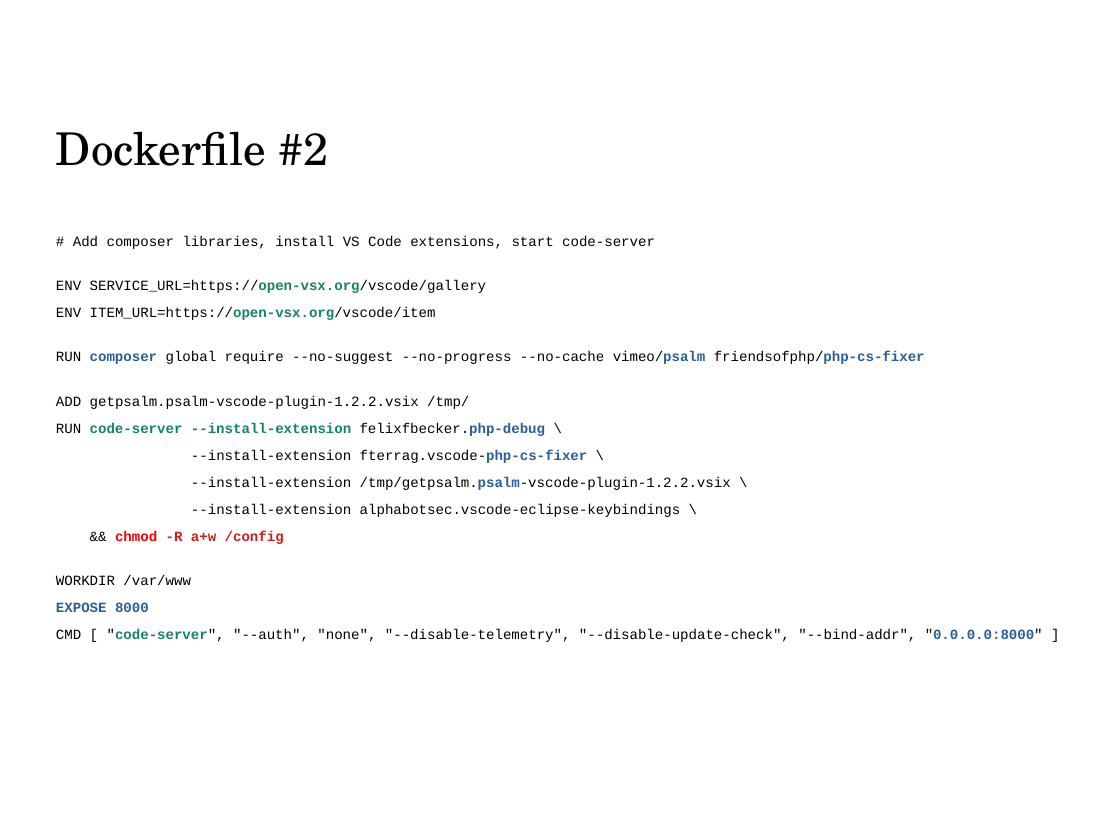
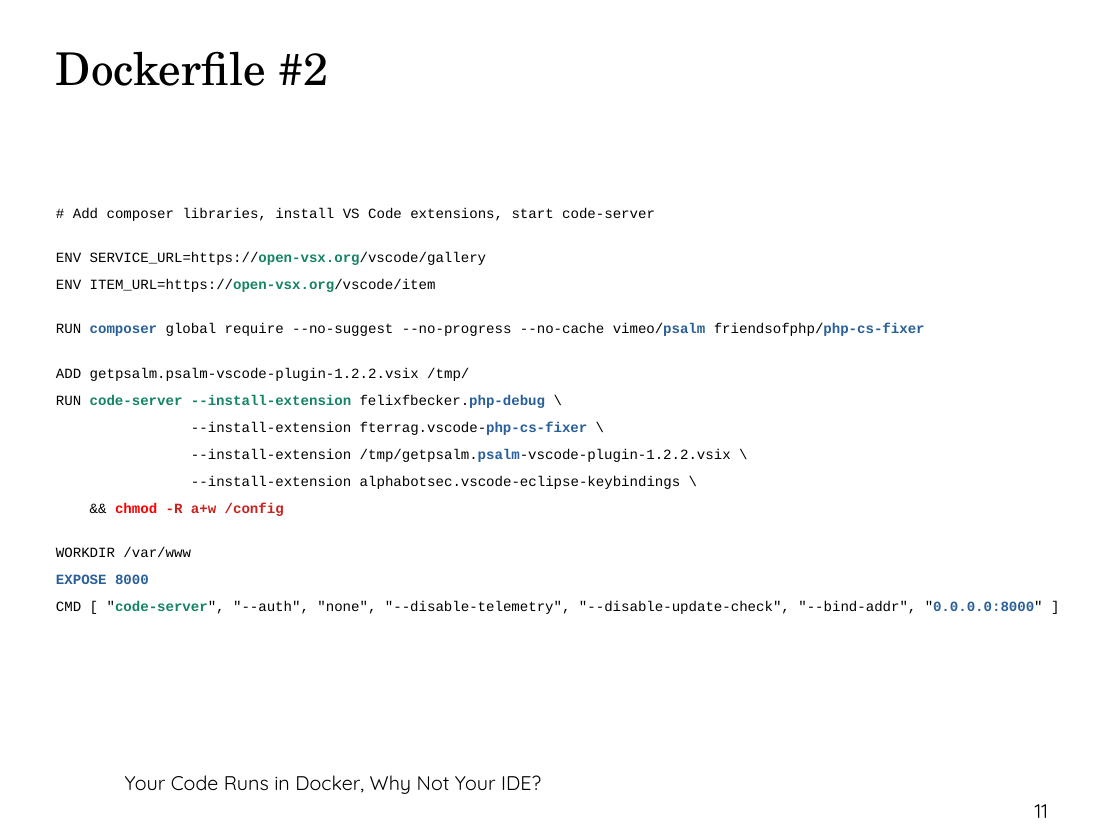
Before and after one commit to thbley/ide_in_docker, a slide deck: slide 11 of ide_in_docker_ipc.odp. Drawn at 1120x840 pixels with LibreOffice and Linux fonts; fonts in the diff are those of the drawing; background and template pictures are left out. Boxes give left, top, right and bottom in pixels: in the first picture for what was removed or moved away, otherwise in the second. Text is boxed around its words. In the diff, an @@ line names an element or a change of style, - is before the commit and + after.

Commit message:
updated slides with ipc layout

```diff
--- a/ide_in_docker_ipc.odp
+++ b/ide_in_docker_ipc.odp
@@ title "Dockerfile #2": place and size @@
-title "Dockerfile #2" at bbox=[56, 131, 328, 166]
+title "Dockerfile #2" at bbox=[56, 51, 328, 86]
@@ text "# Add composer libraries, install ...": place and size @@
-text "# Add composer libraries, install ..." at bbox=[56, 236, 1043, 642]
+text "# Add composer libraries, install ..." at bbox=[56, 208, 1043, 614]
@@ text "Your Code Runs in Docker, ..." at bbox=[125, 775, 541, 794]: text colour #FFFFFF to #000000 @@
@@ text "Your Code Runs in Docker, ...": place and size @@
-text "Your Code Runs in Docker, ..." at bbox=[25, 9, 686, 32]
+text "Your Code Runs in Docker, ..." at bbox=[125, 775, 541, 794]
@@ page number: place and size @@
-page number at bbox=[884, 807, 1084, 829]
+page number at bbox=[1035, 804, 1048, 818]
@@ page number at bbox=[1035, 804, 1048, 818]: text colour #FFFFFF to #000000 @@
```
Also in this commit, not shown: 19 other slides changed, 1 other file.
